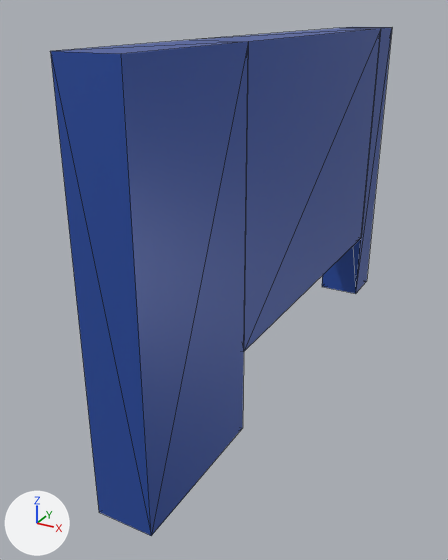
Two versions of the glTF model assets/parts/stock/strada_evo/strada_evo_fender_right.glb, one commit apart.
One viewpoint serves both versions: a 50 mm lens placed at (0.452, -1.101, 0.045), pointed at (-0.1, -0.096, -0.457). Lighting does not change. The marker at lower left points along +X, +Y and +Z. The picture after the commit comes second. Mesh edges are drawn as thin lines. Vertices at exactly the same position are counted once.

Names of what the first picture shows: 'strada_evo_fender_right'.
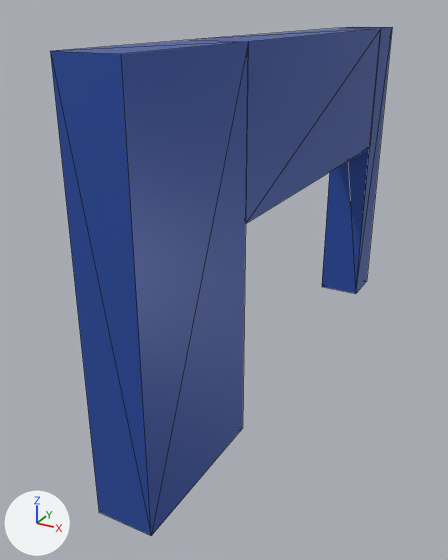
Location of each change, [x1, y1, x2, y2] in pixels of the pictures (448 x 560 px; the box of a moved part takes in the faces that stretch with it):
part 1 of me_panel_fender_fr, moved or reshaped
    before: [244, 29, 381, 351]
    after: [246, 29, 381, 223]

What changed in the scene script:
```text
Change me_panel_fender_fr:
    where me_panel_fender_fr.from_pydata(...)  # 20 vertices, 36 faces; spans x -0.08..0.02, y -0.54..0.542, z -0.68..0.0
    used by ob_strada_evo_fender_right; location = (0.0, 0.0, 0.0)
    before: 8 (-0.08, 0.442, -0.515), 10 (-0.08, -0.242, -0.515), 11 (0.02, -0.242, -0.515) at pixel (243, 351), 13 (0.02, 0.442, -0.515) at pixel (361, 237)
    me_panel_fender_fr part 1
    add for i in [8, 10, 11, 13]: me_panel_fender_fr.vertices[i].co += Vector((0.0, 0.0, 0.239))
```
